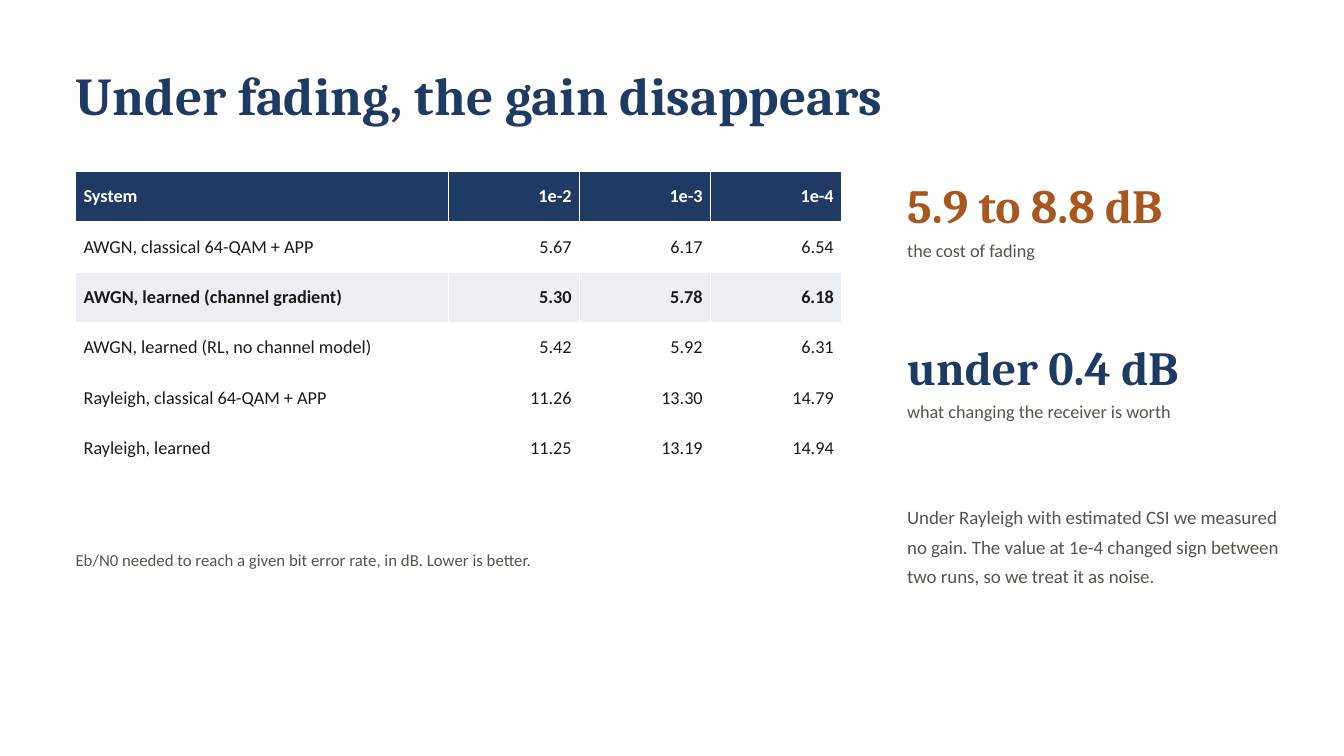
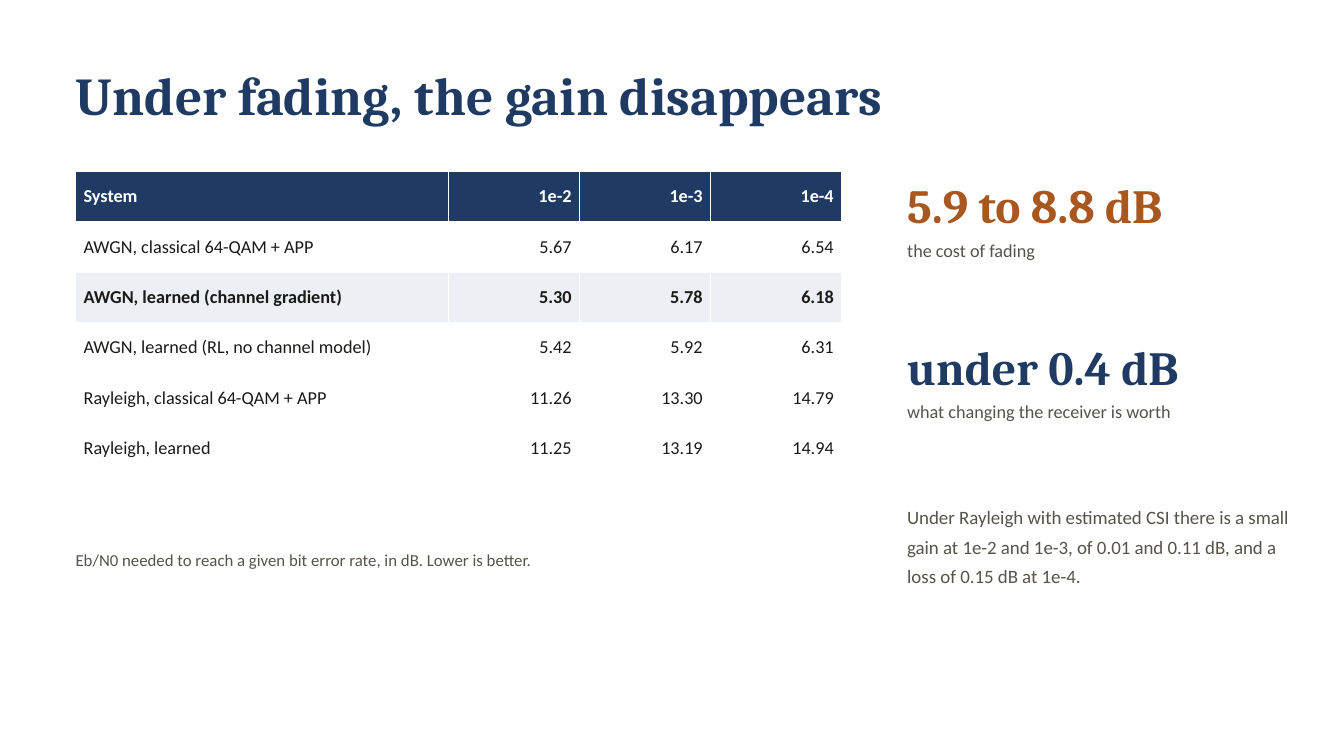
Before and after one commit to MaoYuxingy/AI-Native-Transceiver-Design-for-Next-Generation-Wireless-Networks, a slide deck: slide 5 of video_slides.pptx. Drawn at 1344x756 pixels with LibreOffice and Linux fonts; fonts in the diff are those of the drawing. Boxes give left, top, right and bottom in pixels: in the first picture for what was removed or moved away, otherwise in the second. Text is boxed around its words. In the diff, an @@ line names an element or a change of style, - is before the commit and + after.

```diff
--- a/video_slides.pptx
+++ b/video_slides.pptx
@@ text at <box>907,511,1288,583</box>: text changed @@
-Under Rayleigh with estimated CSI we measured no gain. The value at 1e-4 changed sign between two runs, so we treat it as noise.
+Under Rayleigh with estimated CSI there is a small gain at 1e-2 and 1e-3, of 0.01 and 0.11 dB, and a loss of 0.15 dB at 1e-4.
```
Also in this commit, not shown: 7 other slides changed, 2 other files.
